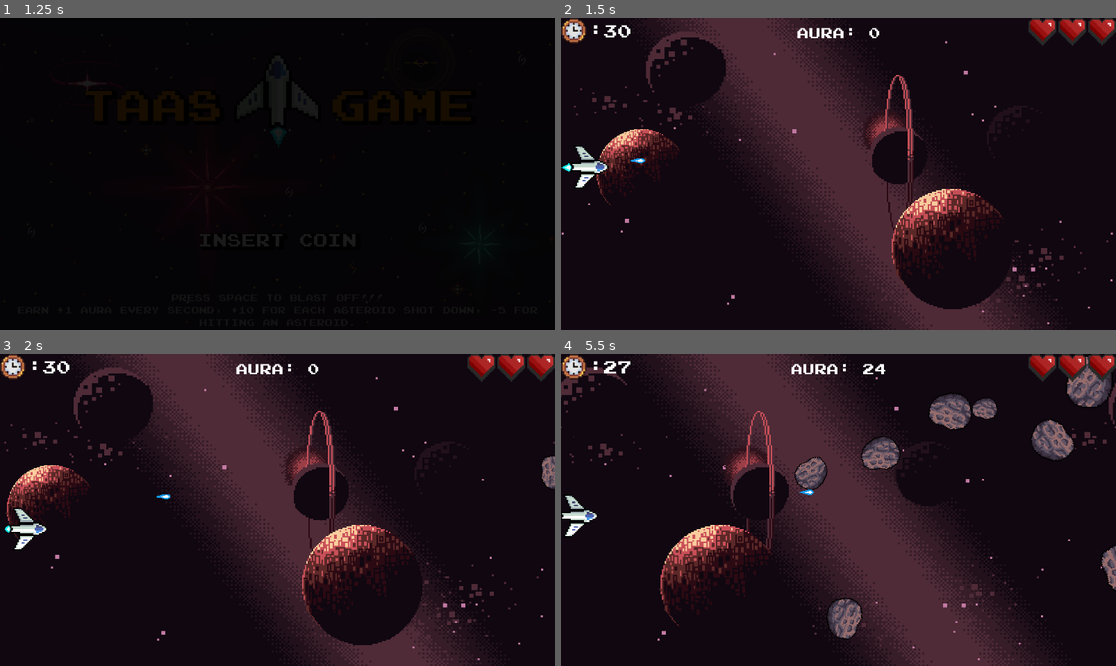
Above: before the commit, frames 1-4 (two rows, left to right).
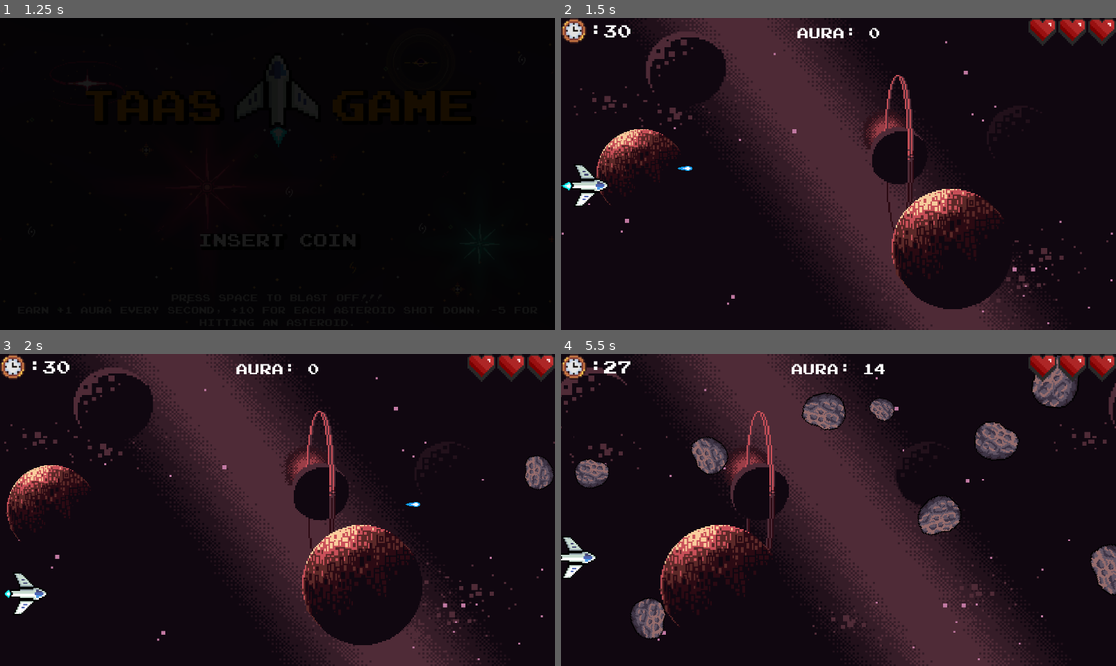
Above: after the commit, the same moments.

Repository: Thapar-Amateur-Astronomers-Society/The-TAAS-Game
Game: Godot game, scene res://scenes/main_menu.tscn
The game is run twice, just before and just after one commit, with the same random seed, the same clock (stepped at 60 frames per second) and the same inputs. Sound files missing from this copy of the repository are replaced by a short silence.
Inputs:
- Up to frame 1 (1.25 s): tap Space (player_shoot) at 0.5 s; hold Right (player_right) from 0.53 s (still down); hold Space (player_shoot) from 0.53 s (still down)
- Up to frame 2 (1.5 s): release Right (player_right) at 1.28 s; release Space (player_shoot) at 1.28 s; hold Down (player_down) from 1.28 s (still down); tap Space (player_shoot) at 1.35 s
- Up to frame 3 (2 s): keep holding Down (player_down)
- Up to frame 4 (5.5 s): release Down (player_down) at 2.03 s; hold Right (player_right) 2.03-2.78 s; hold Space (player_shoot) 2.03-2.78 s; hold Up (player_up) 2.78-3.53 s; tap Space (player_shoot) at 2.85, 4.35 s; hold Space (player_shoot) 3.53-4.28 s; hold Left (player_left) 3.53-5.03 s; hold Down (player_down) from 5.03 s (still down); hold Space (player_shoot) from 5.03 s (still down)

Frame 1 is identical in both runs. In frame 2, 0.7% of the frame differs, in the area x 0-24%, y 41-61%; in frame 3, 1.2%; in frame 4, 9.5%, in the area x 0-100%, y 0-92%.
Error in both runs: Cannot call method 'change_scene_to_file' on a null value. (res://scripts/main_menu.gd:23)

Commit message:
Credit fixage.

Diff:
--- a/scenes/game_over.tscn
+++ b/scenes/game_over.tscn
@@ -282,8 +282,8 @@
 offset_bottom = 250.0
 theme_override_colors/font_color = Color(0.666569, 0.666569, 0.666569, 1)
 theme_override_font_sizes/font_size = 40
-text = "~Game by ikansh aka ikabrain"
-horizontal_alignment = 1
+text = "~ikansh|taas"
+horizontal_alignment = 2
 
 [node name="gameover_anim" type="AnimationPlayer" parent="."]
 libraries = {
--- a/scenes/main.tscn
+++ b/scenes/main.tscn
@@ -27,6 +27,24 @@
 "values": [true]
 }
 
+[sub_resource type="Animation" id="Animation_lciw4"]
+resource_name = "blink"
+length = 0.25
+loop_mode = 1
+step = 0.01
+tracks/0/type = "value"
+tracks/0/imported = false
+tracks/0/enabled = true
+tracks/0/path = NodePath(".:visible")
+tracks/0/interp = 1
+tracks/0/loop_wrap = true
+tracks/0/keys = {
+"times": PackedFloat32Array(0, 0.125, 0.25),
+"transitions": PackedFloat32Array(1, 1, 1),
+"update": 1,
+"values": [false, true, false]
+}
+
 [sub_resource type="Animation" id="Animation_43w33"]
 resource_name = "blink_fast"
 length = 0.5
@@ -40,24 +58,6 @@
 tracks/0/loop_wrap = true
 tracks/0/keys = {
 "times": PackedFloat32Array(0, 0.25, 0.5),
-"transitions": PackedFloat32Array(1, 1, 1),
-"update": 1,
-"values": [false, true, false]
-}
-
-[sub_resource type="Animation" id="Animation_lciw4"]
-resource_name = "blink"
-length = 0.25
-loop_mode = 1
-step = 0.01
-tracks/0/type = "value"
-tracks/0/imported = false
-tracks/0/enabled = true
-tracks/0/path = NodePath(".:visible")
-tracks/0/interp = 1
-tracks/0/loop_wrap = true
-tracks/0/keys = {
-"times": PackedFloat32Array(0, 0.125, 0.25),
 "transitions": PackedFloat32Array(1, 1, 1),
 "update": 1,
 "values": [false, true, false]
--- a/scripts/asteroid.gd
+++ b/scripts/asteroid.gd
@@ -16,8 +16,8 @@
 
 # Called every frame. 'delta' is the elapsed time since the previous frame.
 func _process(delta):
-	position.x -= speed
-	rotation += rot_speed
+	position.x -= speed * 100 * delta
+	rotation += rot_speed * 100 * delta
 
 
 func _on_visible_on_screen_notifier_2d_screen_exited():
--- a/scripts/laser.gd
+++ b/scripts/laser.gd
@@ -1,7 +1,7 @@
 extends Area2D
 class_name laser
 
-@export var speed = 10.0
+@export var speed = 20.0
 
 # Called when the node enters the scene tree for the first time.
 func _ready():
@@ -10,7 +10,7 @@
 
 # Called every frame. 'delta' is the elapsed time since the previous frame.
 func _process(delta):
-	position.x += speed
+	position.x += speed * 100 * delta
 
 
 
--- a/scripts/player.gd
+++ b/scripts/player.gd
@@ -5,7 +5,7 @@
 signal enemyHit
 signal playerDeathStart
 
-@export var speed = 3.0
+@export var speed = 5.0
 @export var cooldown = 1.0
 @export var MAX_HEALTH = 3
 
@@ -28,13 +28,13 @@
 func _process(delta):
 
 	if Input.is_action_pressed("player_up") and position.y > 64:
-		position.y -= speed
+		position.y -= speed * 100 * delta
 	if Input.is_action_pressed("player_down") and position.y < 968:
-		position.y += speed
+		position.y += speed * 100 * delta
 	if Input.is_action_pressed("player_left") and position.x > 64:
-		position.x -= speed
+		position.x -= speed * 100 * delta
 	if Input.is_action_pressed("player_right") and position.x < 968:
-		position.x += speed
+		position.x += speed * 100 * delta
 
 	if Input.is_action_just_pressed("player_shoot") and laser_timer.is_stopped():
 		laser_timer.start(cooldown)
